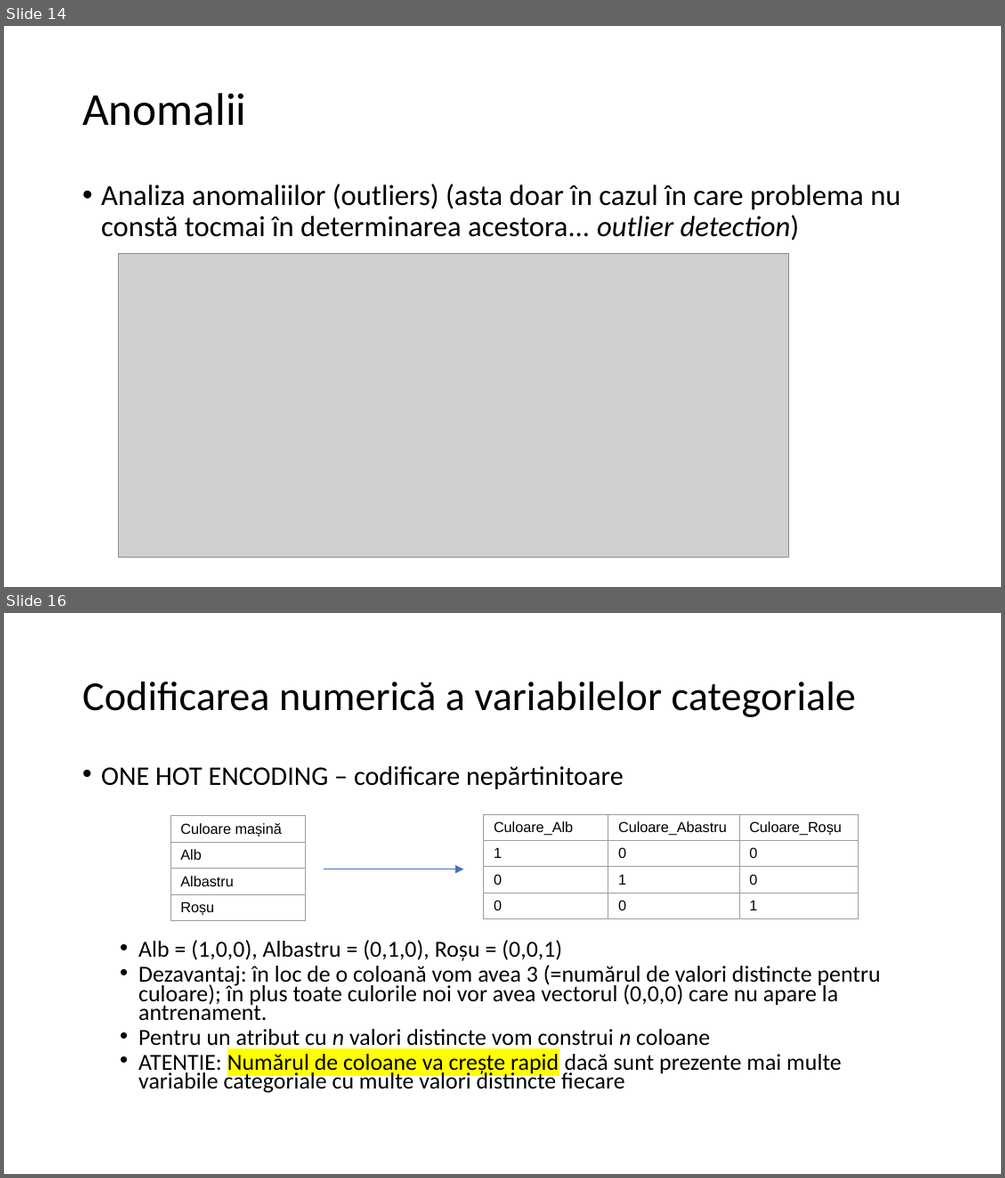
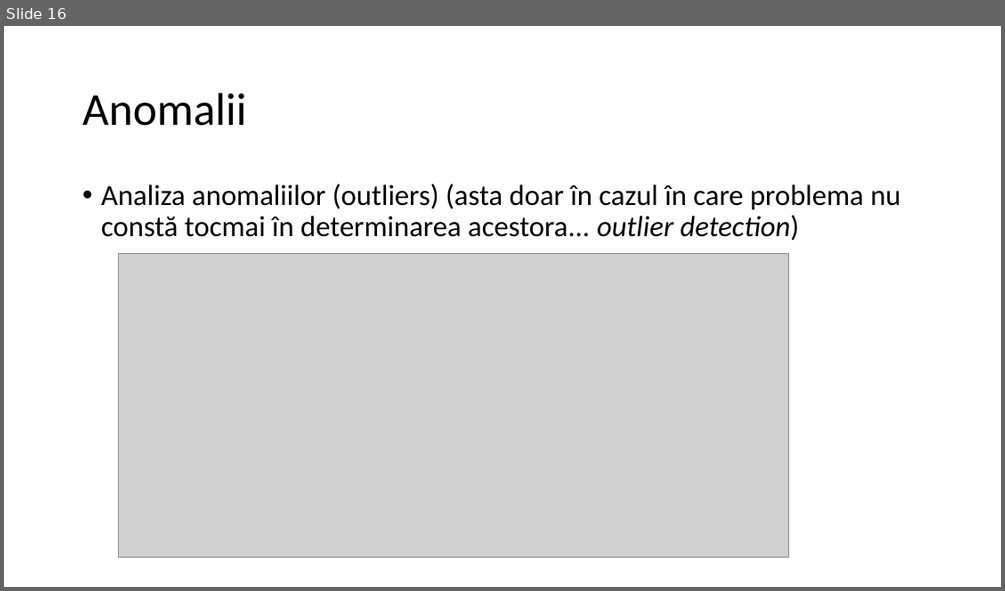
Before and after one commit to sbildea/SEED, a slide deck: cursuri/02-explorare-vizualizare/curs-02-analiza-exploratorie.pptx. Shown one above the other, each under a label of ours: slides 14 and 16 before the commit, slide 16 after it; the slides between them are not shown. The pictures are 1005x1178 and 1005x591 pixels, drawn with LibreOffice and Linux fonts; fonts in the diff are those of the drawing; grey boxes stand for pictures; background and template pictures are left out. Boxes give left, top, right and bottom in pixels: in the first picture for what was removed or moved away, otherwise in the second. Text is boxed around its words. In the diff, an @@ line names an element or a change of style, - is before the commit and + after.

```diff
--- a/cursuri/02-explorare-vizualizare/curs-02-analiza-exploratorie.pptx
+++ b/cursuri/02-explorare-vizualizare/curs-02-analiza-exploratorie.pptx
@@ slide 16 removed at [4, 613, 1001, 1174], background #FFFFFF @@
@@ title removed at [82, 682, 856, 717] @@
-Codificarea numerică a variabilelor categoriale
@@ text removed at [101, 766, 881, 1093] @@
-• ONE HOT ENCODING – codificare nepărtinitoare
-  • Alb = (1,0,0), Albastru = (0,1,0), Roșu = (0,0,1)
-  • Dezavantaj: în loc de o coloană vom avea 3 (=numărul de valori distincte pentru culoare); în plus toate culorile noi vor avea vectorul (0,0,0) care nu apare la antrenament.
-  • Pentru un atribut cu n valori distincte vom construi n coloane
-  • ATENTIE: Numărul de coloane va crește rapid dacă sunt prezente mai multe variabile categoriale cu multe valori distincte fiecare
@@ table removed at [170, 816, 305, 926], 4 rows, 1 columns @@
-Culoare mașină
-Alb
-Albastru
-Roșu
@@ table removed at [484, 814, 858, 924], 4 rows, 3 columns @@
-Culoare_Alb | Culoare_Abastru | Culoare_Roșu
-1 | 0 | 0
-0 | 1 | 0
-0 | 0 | 1
@@ arrow removed from (323, 869) to (463, 869) @@
@@ what was slide 14 is now slide 16 @@
```
Also in this commit, not shown: 2 slides changed, 1 slide added, 13 other slides removed, 48 other files.
